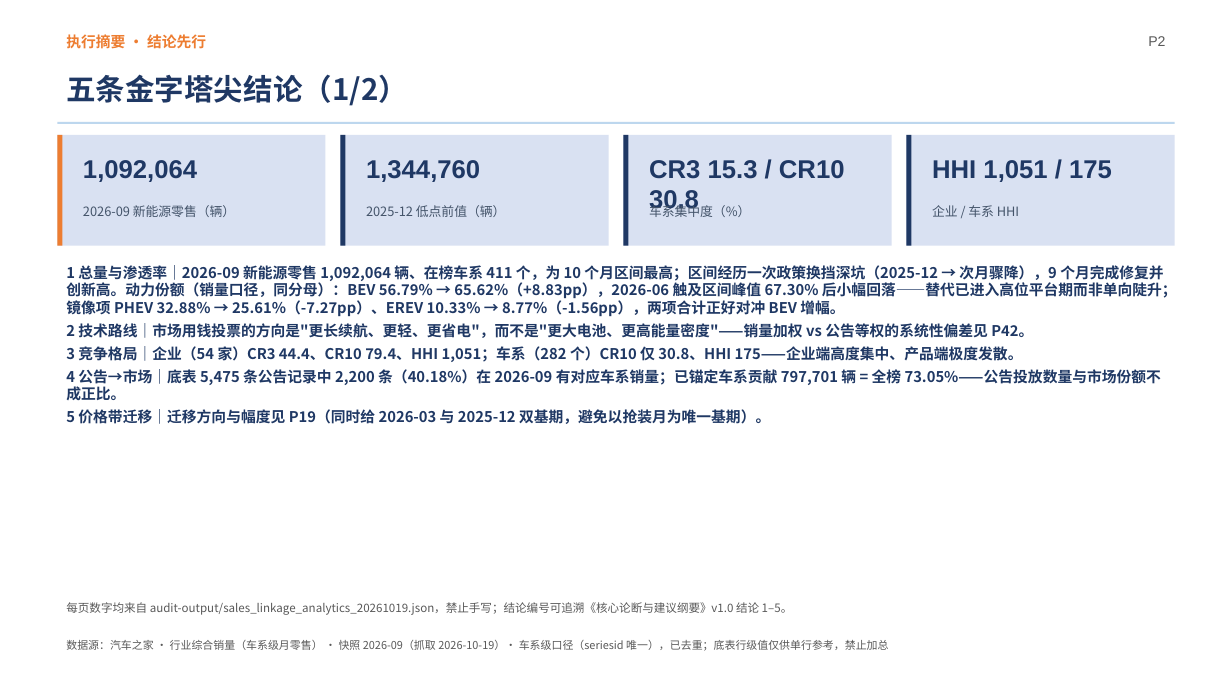
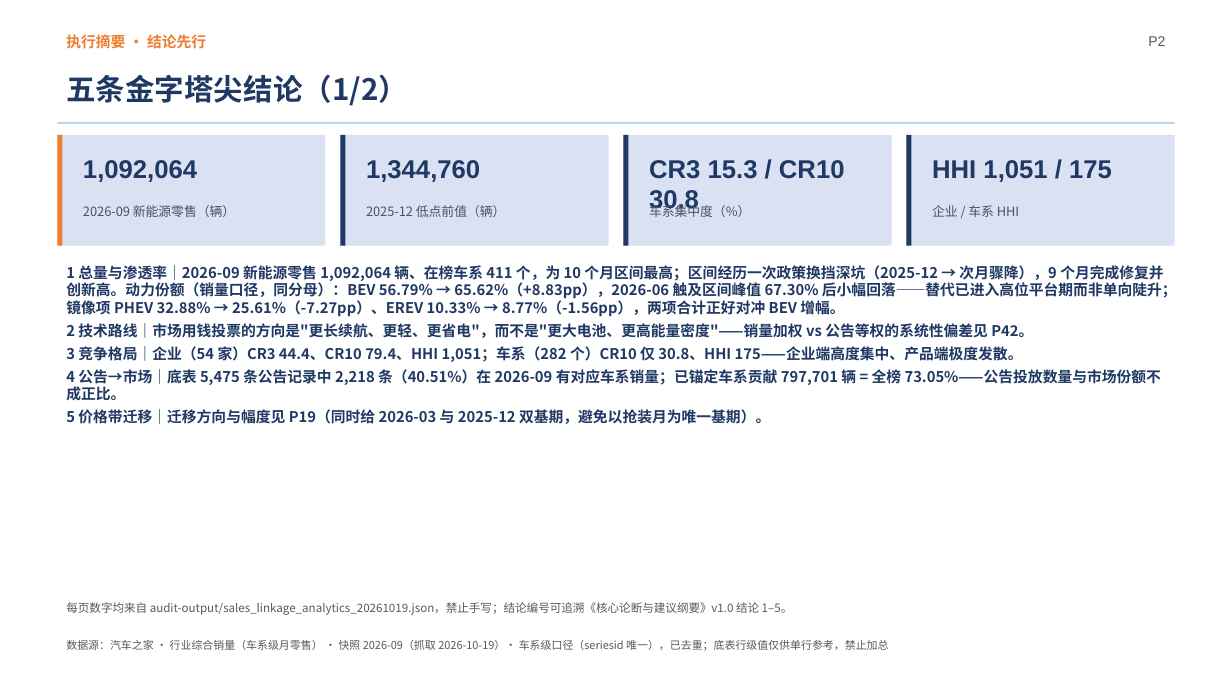
Before and after one commit to coolcat0125/TA-Analysis, a slide deck: slide 2 of 02_交付物/NEV公告车型行业分析_演示文稿.pptx. Drawn at 1232x693 pixels with LibreOffice and Linux fonts; fonts in the diff are those of the drawing. Boxes give left, top, right and bottom in pixels: in the first picture for what was removed or moved away, otherwise in the second. Text is boxed around its words. In the diff, an @@ line names an element or a change of style, - is before the commit and + after.

```diff
--- a/02_交付物/NEV公告车型行业分析_演示文稿.pptx
+++ b/02_交付物/NEV公告车型行业分析_演示文稿.pptx
@@ text at (x1=66, y1=367, x2=1161, y2=400): text changed @@
-4 公告→市场｜底表 5,475 条公告记录中 2,200 条（40.18%）在 2026-09 有对应车系销量；已锚定车系贡献 797,701 辆 = 全榜 73.05%——公告投放数量与市场份额不成正比。
+4 公告→市场｜底表 5,475 条公告记录中 2,218 条（40.51%）在 2026-09 有对应车系销量；已锚定车系贡献 797,701 辆 = 全榜 73.05%——公告投放数量与市场份额不成正比。
```
Also in this commit, not shown: 4 other slides changed, 31 other files.
